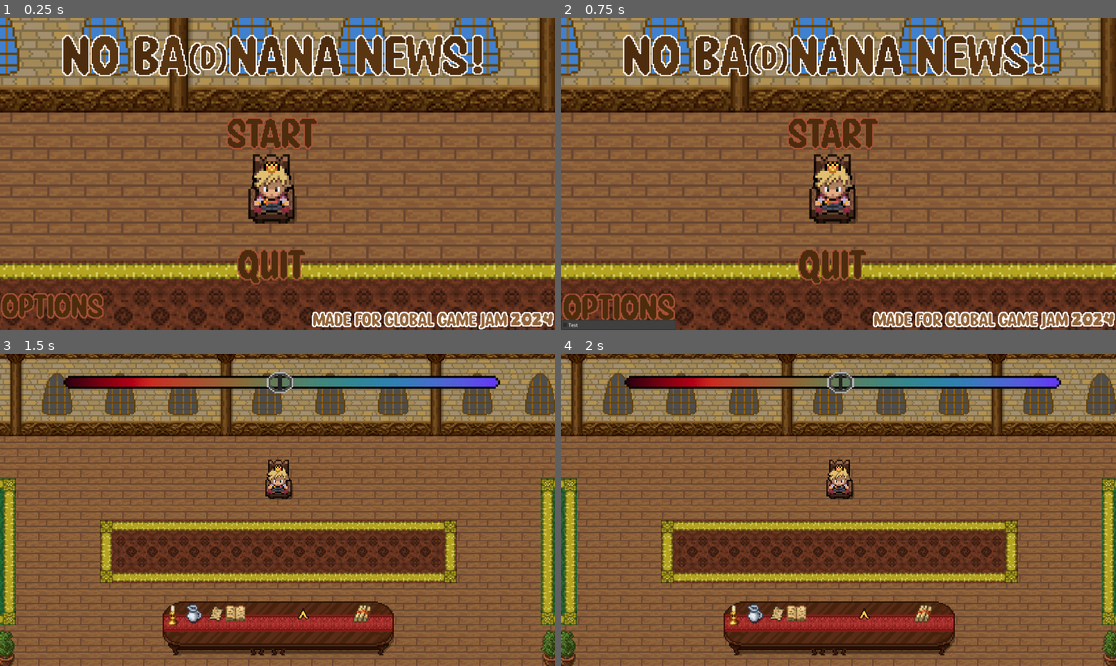
Above: before the commit, frames 1-4 (two rows, left to right).
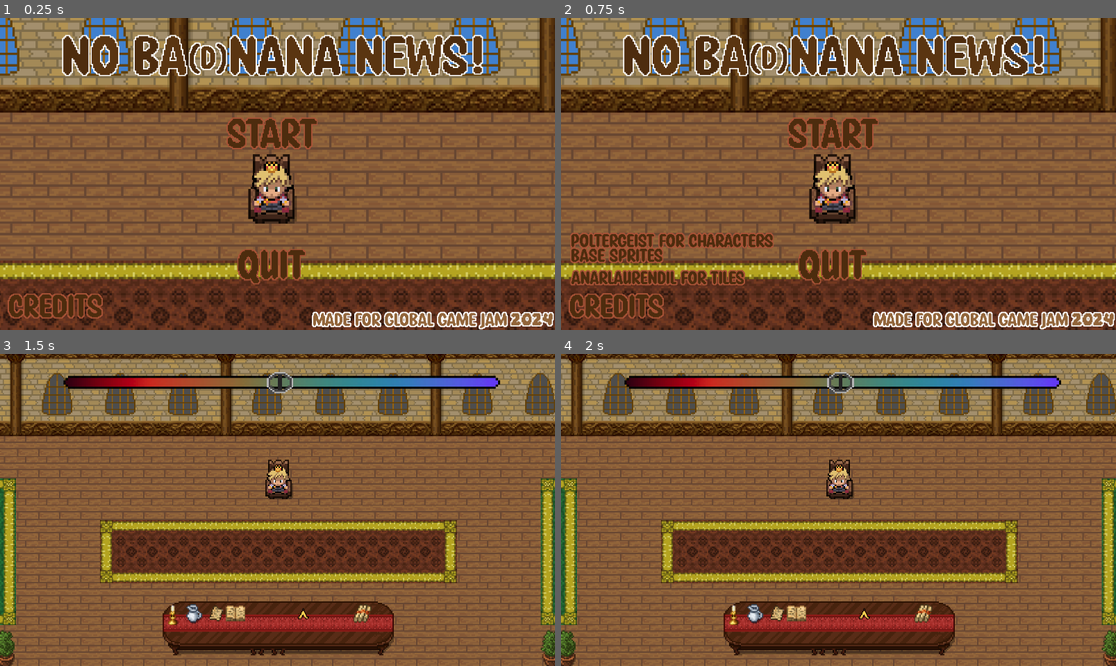
Above: after the commit, the same moments.

Repository: CrazyKamel/ggjMakeMeLaugh
Game: Godot game, scene res://src/main.tscn
Two runs of this game, one before a commit and one after it. Both use one fixed random seed, a clock stepped at 60 frames per second and the inputs below. Sound files missing from this copy of the repository are replaced by a short silence.
Inputs (mouse positions are in pixels of both pictures, inside the frame that each line leads up to; where the layout moved, square brackets give the same spot in the first picture):
- Up to frame 1 (0.25 s): no input
- Up to frame 2 (0.75 s): click (616, 305) [610, 305] at 0.5 s
- Up to frame 3 (1.5 s): click (271, 469) at 1.25 s
- Up to frame 4 (2 s): no input

The runs differ from the first frame. In frame 1, 0.8% of the frame differs, in the area x 0-19%, y 88-97%; in frame 2, 4.7%, in the area x 0-39%, y 68-100%; in frame 3, nothing differs; in frame 4, nothing differs.

Commit message:
change options to credit

Diff:
--- a/src/main.gd
+++ b/src/main.gd
@@ -3,6 +3,8 @@
 
 # Called when the node enters the scene tree for the first time.
 func _ready():
+	get_node("Credits1Ex").hide()
+	get_node("Creditsex2").hide()
 	pass
 
 
@@ -20,11 +22,13 @@
 
 
 func _on_menu_button_mouse_entered():
-	$MenuButton.set_scale(Vector2(1.1,1.1))
+	get_node("Credits1Ex").show()
+	get_node("Creditsex2").show()
 
 
 func _on_menu_button_mouse_exited():
-	$MenuButton.set_scale(Vector2(1,1))
+	get_node("Credits1Ex").hide()
+	get_node("Creditsex2").hide()
 
 
 func _on_quit_button_mouse_entered():
--- a/src/main.tscn
+++ b/src/main.tscn
@@ -1,10 +1,14 @@
-[gd_scene load_steps=8 format=3 uid="uid://brs6u78mwggbp"]
+[gd_scene load_steps=11 format=3 uid="uid://brs6u78mwggbp"]
 
 [ext_resource type="Script" path="res://src/main.gd" id="1_os583"]
 [ext_resource type="Texture2D" uid="uid://qqv0qfwk4s7t" path="res://media/titlebgex.png" id="2_4kasm"]
-[ext_resource type="Texture2D" uid="uid://bc0jfv1osexru" path="res://media/titleoptionex.png" id="2_cwmrq"]
 [ext_resource type="Texture2D" uid="uid://dbcywqcuvyaw2" path="res://media/titlequitex.png" id="3_pbpau"]
+[ext_resource type="Texture2D" uid="uid://dhxi5norcxra8" path="res://media/titlecreditsex.png" id="3_v3l23"]
 [ext_resource type="Texture2D" uid="uid://v2jswbdb2ixx" path="res://media/titlestartex.png" id="4_purb0"]
+[ext_resource type="Texture2D" uid="uid://dgucotlvvkhfr" path="res://media/credits1ex.png" id="6_h67cv"]
+[ext_resource type="Texture2D" uid="uid://b6qxfohfswa22" path="res://media/creditsex2.png" id="7_wbr54"]
+
+[sub_resource type="StyleBoxEmpty" id="StyleBoxEmpty_8a4ue"]
 
 [sub_resource type="StyleBoxEmpty" id="StyleBoxEmpty_ne22n"]
 
@@ -17,16 +21,14 @@
 position = Vector2(960, 540)
 texture = ExtResource("2_4kasm")
 
-[node name="MenuButton" type="MenuButton" parent="."]
+[node name="MenuButton" type="Button" parent="."]
+offset_left = 23.0
 offset_top = 949.0
-offset_right = 362.0
+offset_right = 359.0
 offset_bottom = 1044.0
-icon = ExtResource("2_cwmrq")
-switch_on_hover = true
-item_count = 1
-popup/item_0/text = "Test"
-popup/item_0/checkable = 1
-popup/item_0/id = 0
+theme_override_styles/focus = SubResource("StyleBoxEmpty_8a4ue")
+icon = ExtResource("3_v3l23")
+flat = true
 
 [node name="QuitButton" type="Button" parent="."]
 anchors_preset = 8
@@ -60,6 +62,14 @@
 icon = ExtResource("4_purb0")
 flat = true
 
+[node name="Credits1Ex" type="Sprite2D" parent="."]
+position = Vector2(334, 899)
+texture = ExtResource("6_h67cv")
+
+[node name="Creditsex2" type="Sprite2D" parent="."]
+position = Vector2(384, 796)
+texture = ExtResource("7_wbr54")
+
 [connection signal="mouse_entered" from="MenuButton" to="." method="_on_menu_button_mouse_entered"]
 [connection signal="mouse_exited" from="MenuButton" to="." method="_on_menu_button_mouse_exited"]
 [connection signal="mouse_entered" from="QuitButton" to="." method="_on_quit_button_mouse_entered"]
Binary file added: media/credits1ex.png
Not shown, changed: media/credits1ex.png.import
Binary file added: media/creditsex2.png
Not shown, added: media/creditsex2.png.import
Binary file added: media/titlecreditsex.png
Not shown, added: media/titlecreditsex.png.import
Binary file removed: media/titleoptionex.png
